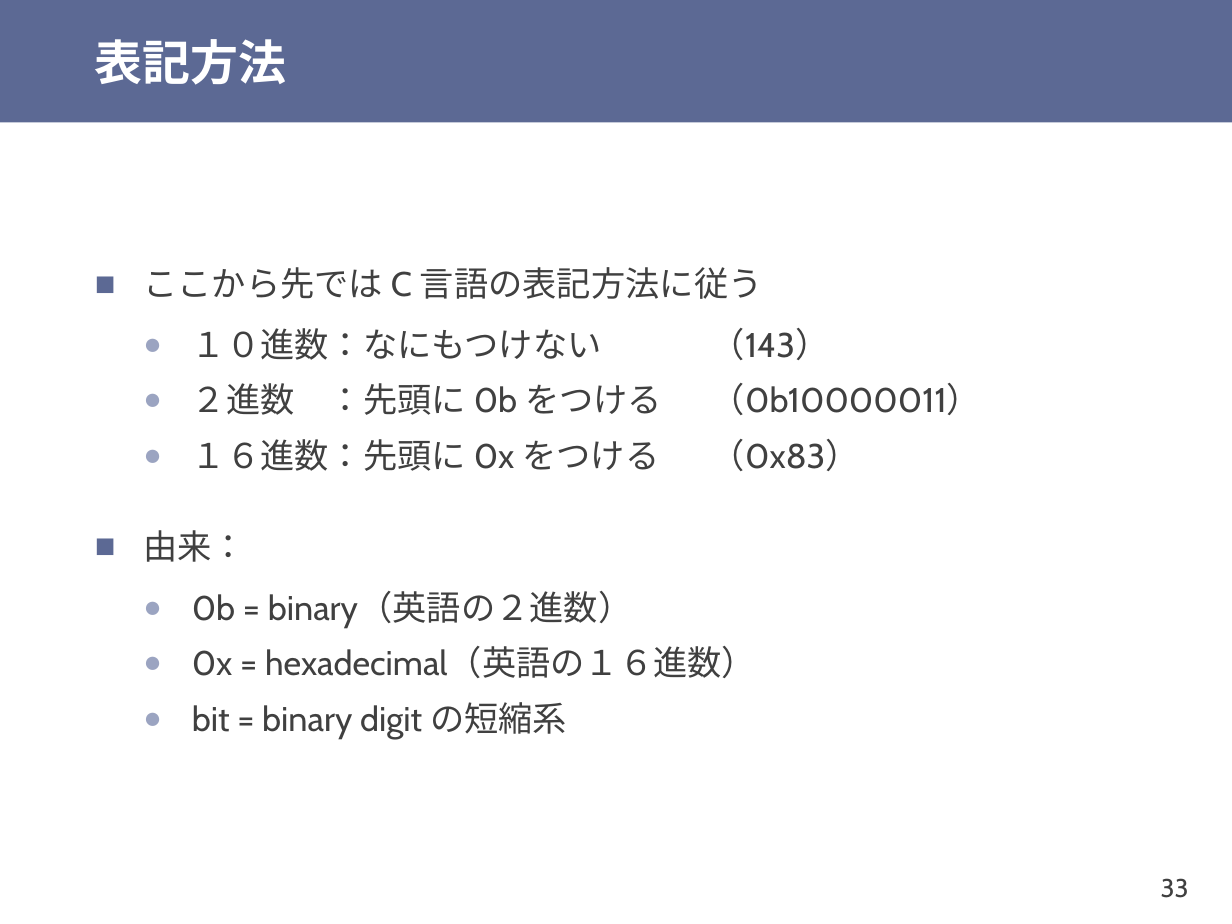
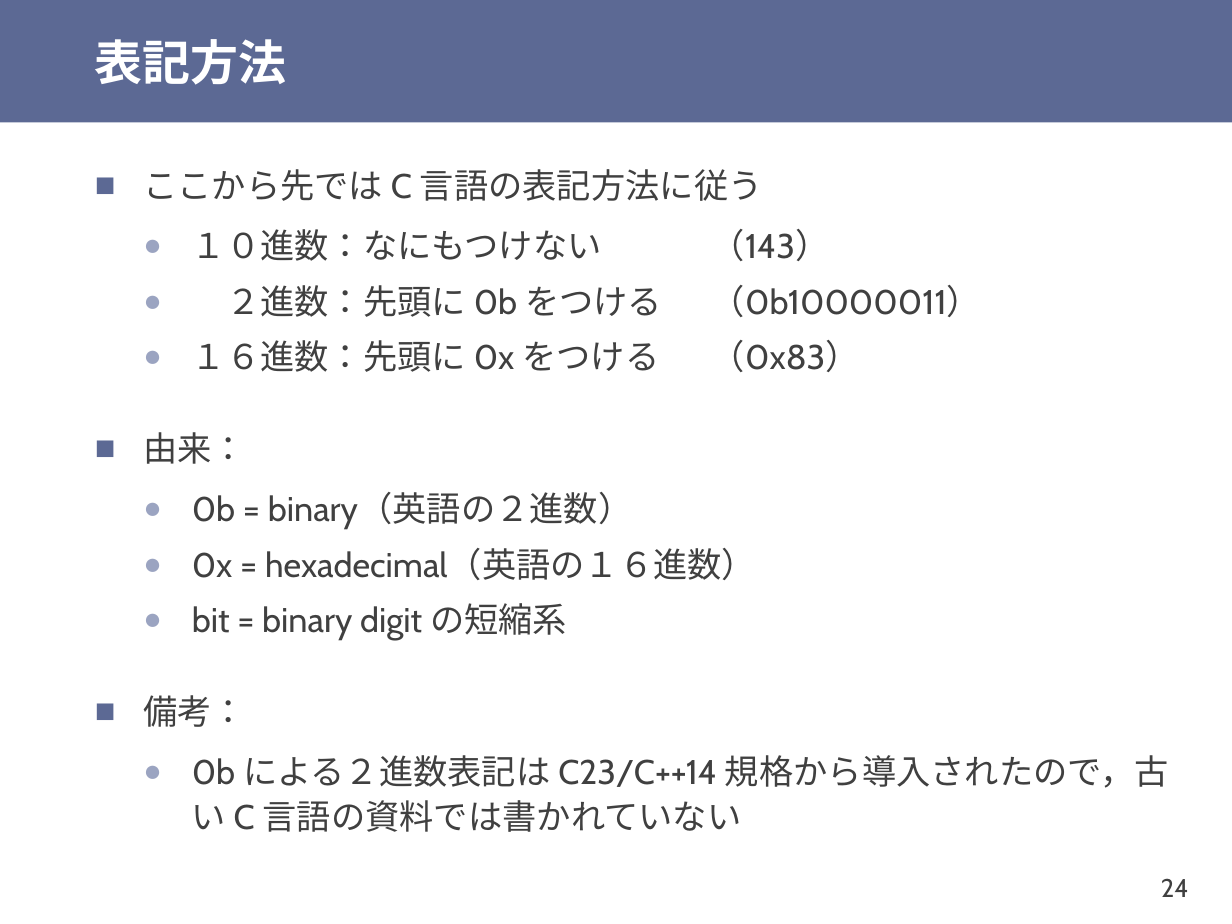
Before and after one commit to shioyadan/otya-computer-architecture-i, a slide deck: slide 24 of cai-shioya-03.pptx (slide 33 before the commit). Drawn at 1232x924 pixels with LibreOffice and Linux fonts; fonts in the diff are those of the drawing. Boxes give left, top, right and bottom in pixels: in the first picture for what was removed or moved away, otherwise in the second. Text is boxed around its words. In the diff, an @@ line names an element or a change of style, - is before the commit and + after.

```diff
--- a/cai-shioya-03.pptx
+++ b/cai-shioya-03.pptx
@@ text at (x1=226, y1=285, x2=662, y2=317): spaces changed @@
-  ● ２進数 ：先頭に 0b をつける （0b10000011）
+  ● ２進数：先頭に 0b をつける （0b10000011）
@@ text at (x1=143, y1=695, x2=1169, y2=832): paragraphs added @@
+■ 備考：
+  ● 0b による２進数表記は C23/C++14 規格から導入されたので，古い C 言語の資料では書かれていない
@@ page number at (x1=1161, y1=878, x2=1189, y2=897): text changed @@
-33
+24
```
Also in this commit, not shown: 18 other slides changed, 27 slides added, 24 slides removed, 1 other file.
